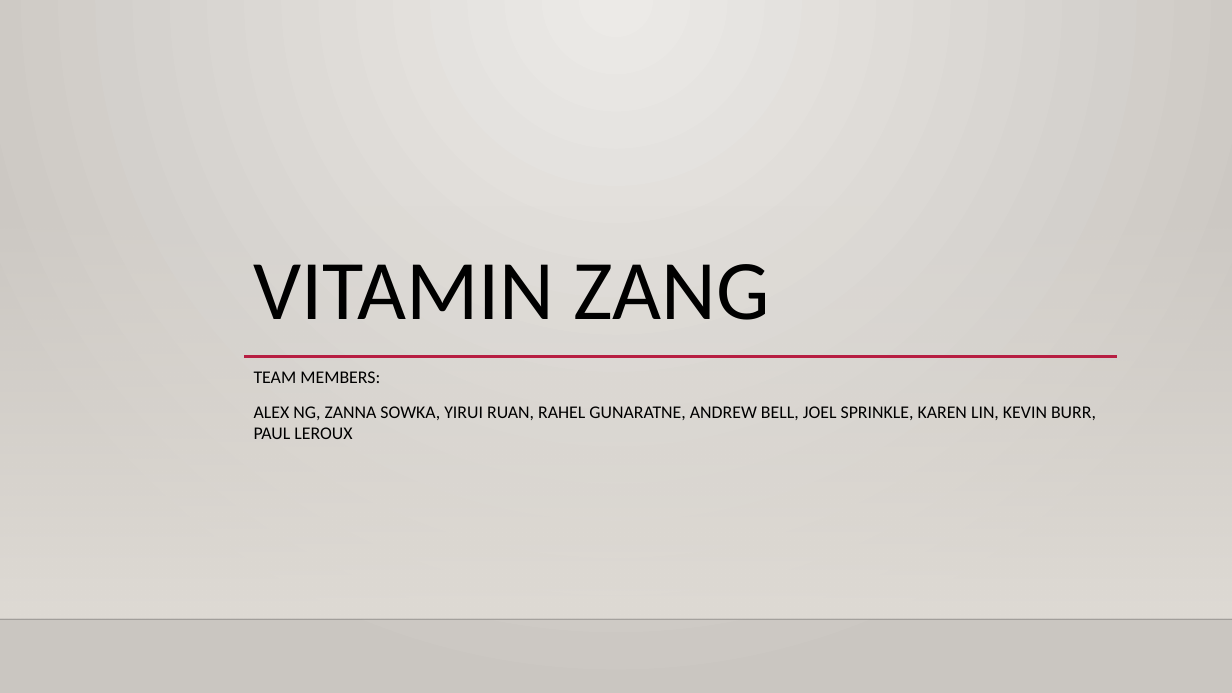
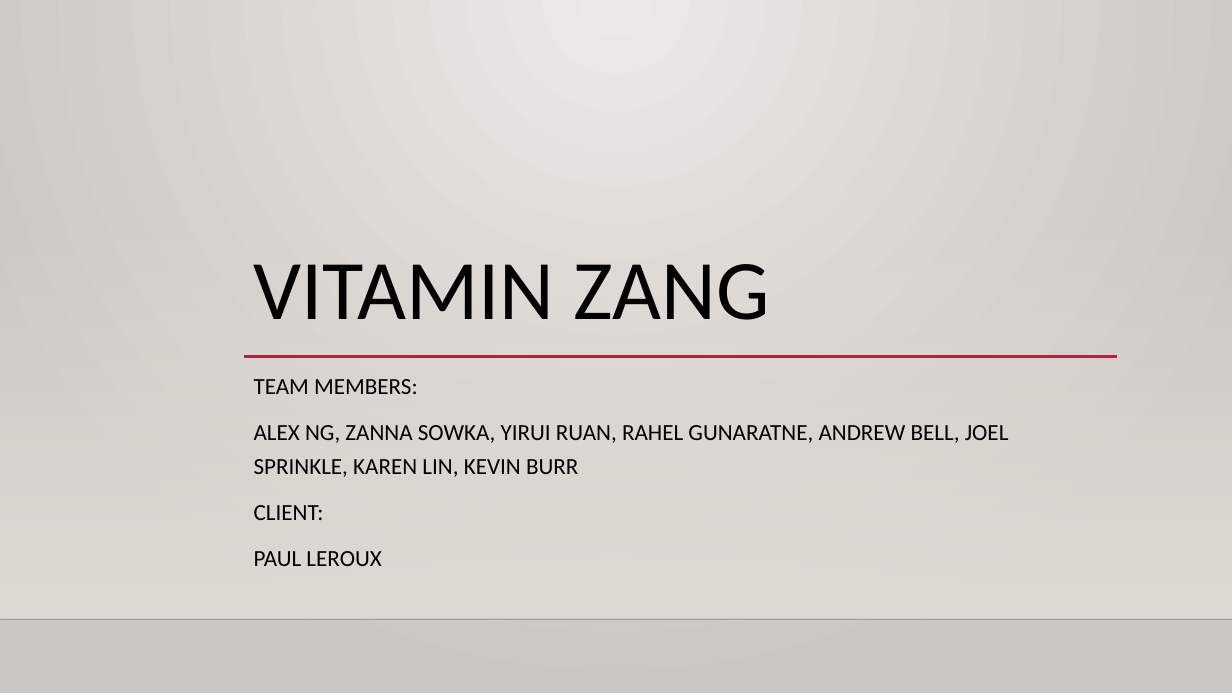
Before and after one commit to pau1ypau1/vitamin-Zang, a slide deck: slide 1 of Presentation1.pptx. Drawn at 1232x693 pixels with LibreOffice and Linux fonts; fonts in the diff are those of the drawing; background and template pictures are left out. Boxes give left, top, right and bottom in pixels: in the first picture for what was removed or moved away, otherwise in the second. Text is boxed around its words. In the diff, an @@ line names an element or a change of style, - is before the commit and + after.

Commit message:
changes to ppt

```diff
--- a/Presentation1.pptx
+++ b/Presentation1.pptx
@@ subtitle at [254, 379, 418, 394]: size 13.9 to 18 pt in "TEAM MEMBERS:"; line spacing 1 to 1.2 @@
@@ subtitle at [254, 425, 1009, 566]: text changed; size 13.9 to 18 pt @@
-ALEX NG, ZANNA SOWKA, YIRUI RUAN, RAHEL GUNARATNE, ANDREW BELL, JOEL SPRINKLE, KAREN LIN, KEVIN BURR, PAUL LEROUX
+ALEX NG, ZANNA SOWKA, YIRUI RUAN, RAHEL GUNARATNE, ANDREW BELL, JOEL SPRINKLE, KAREN LIN, KEVIN BURR
+CLIENT:
+PAUL LEROUX
```
Also in this commit, not shown: 4 other slides changed.
